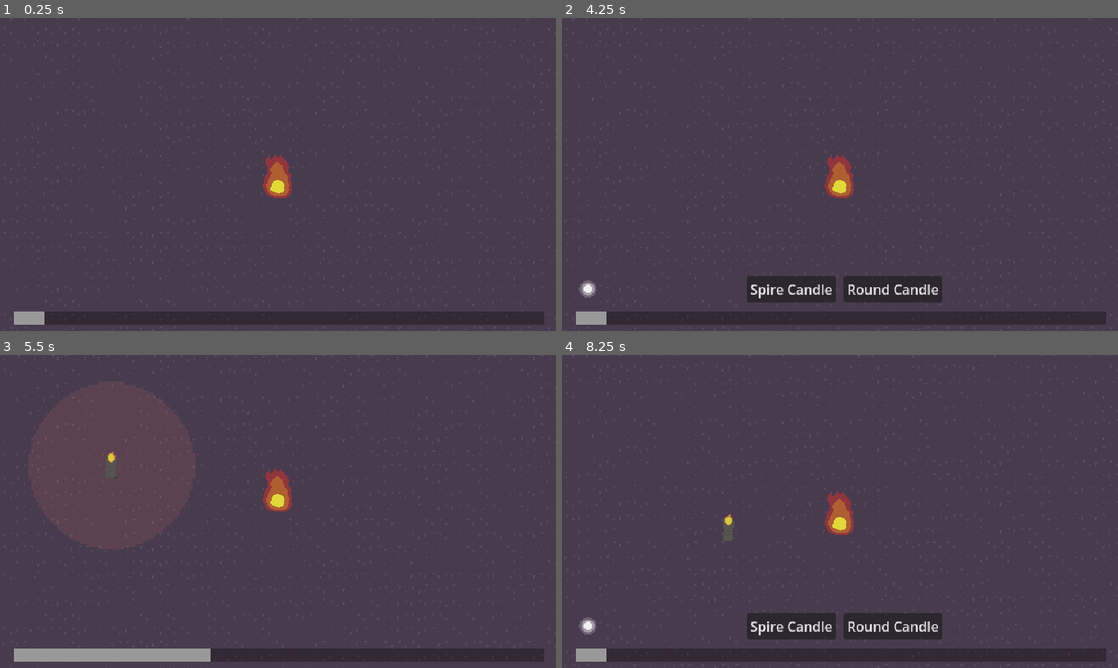
Above: before the commit, frames 1-4 (two rows, left to right).
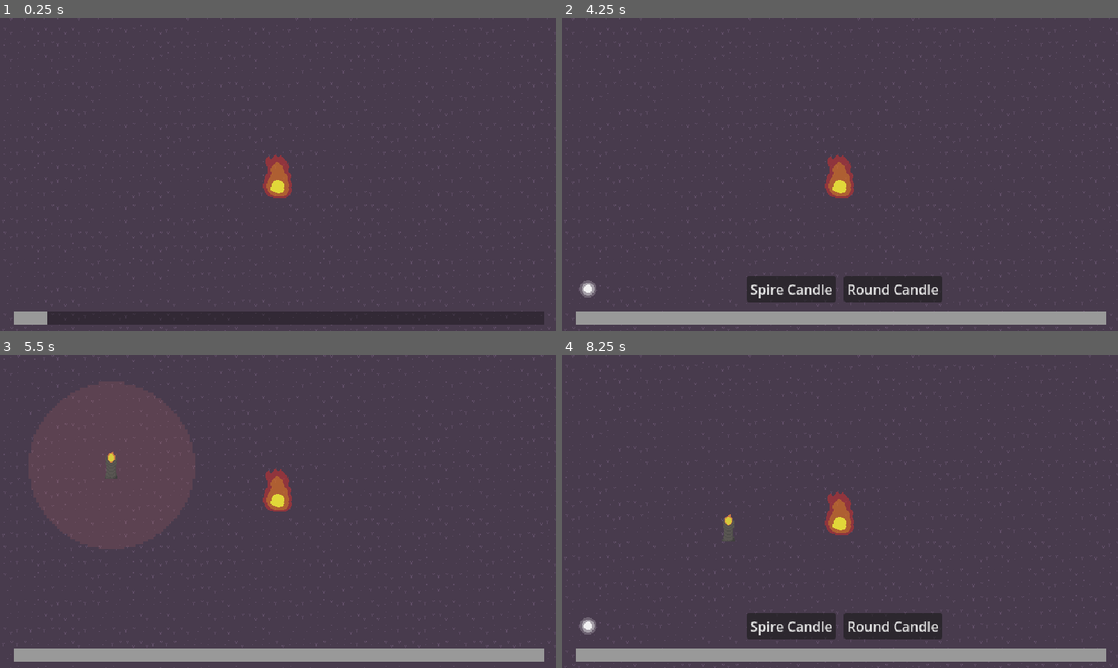
Above: after the commit, the same moments.

Repository: sushitoad/tower-defense-prototype
Game: Godot game, scene res://scenes/test_scene.tscn
Same seed, same stepped clock (60 frames per second), same inputs: the game is played once before the commit and once after it.
Inputs (mouse positions are in pixels of both pictures, inside the frame that each line leads up to):
- Up to frame 1 (0.25 s): no input
- Up to frame 2 (4.25 s): move the mouse to (962, 158) at 0.52 s; tap one key every 0.75 s from 0.6 s: S (CameraDown) A (CameraLeft) D (CameraRight) W (CameraUp); move the mouse to (728, 190) at 1.27 s; move the mouse to (895, 105) at 2.02 s; move the mouse to (812, 237) at 2.77 s; move the mouse to (1006, 221) at 3.52 s; click (1006, 221) at 3.6 s
- Up to frame 3 (5.5 s): click "Spire Candle" at 4.25 s; move the mouse to (111, 464) at 5.02 s; tap S (CameraDown) at 5.1 s
- Up to frame 4 (8.25 s): move the mouse to (867, 511) at 5.77 s; tap A (CameraLeft) at 5.85 s; move the mouse to (756, 433) at 6.52 s; tap D (CameraRight) at 6.6 s; move the mouse to (962, 495) at 7.27 s; tap W (CameraUp) at 7.35 s; move the mouse to (728, 527) at 8.02 s; click (728, 527) at 8.1 s

The runs differ from the first frame. In frame 1, less than 0.1% of the frame differs, in the area x 8-9%, y 93-98%; in frame 2, 3.8%, in the area x 8-98%, y 93-98%; in frame 3, 2.5%; in frame 4, 3.8%.
Error in both runs: Invalid access to property or key 'isBeingPlaced' on a base object of type 'Nil'. (res://scripts/tower_manager.gd:31)

Commit message:
tinkering w charge stuff

Diff:
--- a/scripts/charge_bar.gd
+++ b/scripts/charge_bar.gd
@@ -5,6 +5,9 @@
 @export var chargeCap: int = 5
 var numberOfCharges: int = 0
 @onready var chargeTimer: Timer = $ChargeTimer
+var chargeTowerBoost: float = 1
+#i think I just need to not use a timer for this so I can edit the speed in real time
+var currentCharge: float = 0
 
 func _ready() -> void:
 	max_value = timeToCharge
@@ -13,7 +16,11 @@
 	chargeTimer.start()
 
 func _process(delta: float) -> void:
-	value = timeToCharge - chargeTimer.time_left
+	#value = timeToCharge - chargeTimer.time_left
+	if chargeTowerBoost < 1:
+		chargeTowerBoost = 1
+	currentCharge += delta * chargeTowerBoost
+	value = currentCharge
 
 func _on_charge_timer_timeout() -> void:
 	AddCharges(1)
Not shown: 1 places in scenes/build_ui.tscn that only renumber resources
